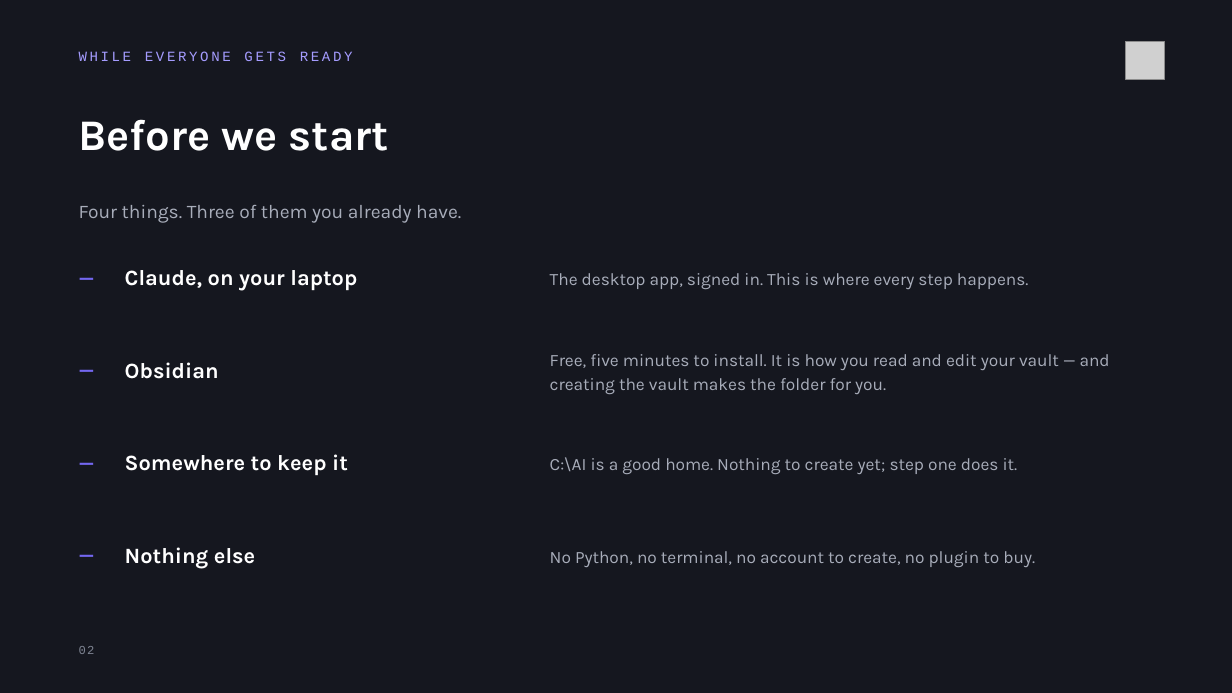
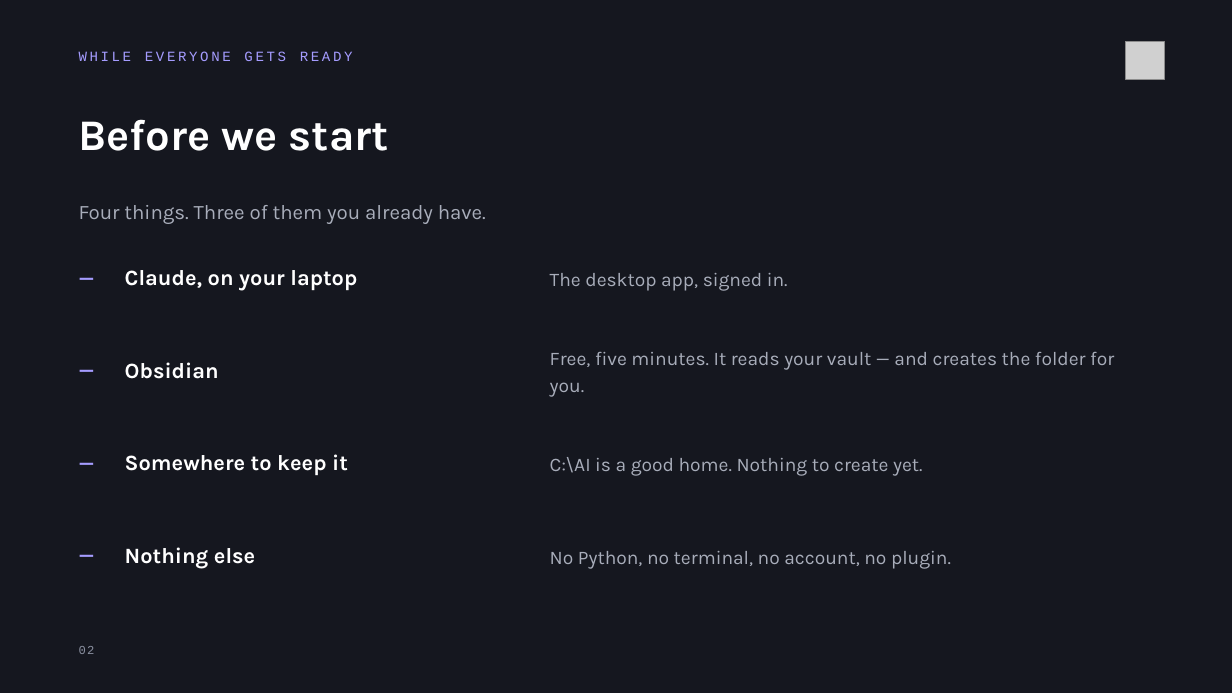
Before and after one commit to MeshPro-iPaaS/ai-ops-framework, a slide deck: slide 2 of docs/Personal AI Assistant — Installation.pptx. Drawn at 1232x693 pixels with LibreOffice and Linux fonts; fonts in the diff are those of the drawing; grey boxes stand for pictures. Boxes give left, top, right and bottom in pixels: in the first picture for what was removed or moved away, otherwise in the second. Text is boxed around its words. In the diff, an @@ line names an element or a change of style, - is before the commit and + after.

```diff
--- a/docs/Personal AI Assistant — Installation.pptx
+++ b/docs/Personal AI Assistant — Installation.pptx
@@ text "Four things. Three of them ..." at <box>79,205,486,224</box>: size 15 to 16 pt; line spacing 21pt to 23pt @@
@@ text at <box>550,273,788,291</box>: text changed; size 13.5 to 15 pt @@
-The desktop app, signed in. This is where every step happens.
+The desktop app, signed in.
@@ text at <box>550,352,1114,397</box>: text changed; size 13.5 to 15 pt @@
-Free, five minutes to install. It is how you read and edit your vault — and creating the vault makes the folder for you.
+Free, five minutes. It reads your vault — and creates the folder for you.
@@ text at <box>550,457,922,476</box>: text changed; size 13.5 to 15 pt @@
-C:\AI is a good home. Nothing to create yet; step one does it.
+C:\AI is a good home. Nothing to create yet.
@@ text colour #7367F0 to #A59CFF in 4 elements at <box>79,245,116,310</box>, <box>79,337,116,402</box>, <box>79,430,116,494</box>, <box>79,522,116,587</box> @@
@@ text at <box>550,551,951,569</box>: text changed; size 13.5 to 15 pt @@
-No Python, no terminal, no account to create, no plugin to buy.
+No Python, no terminal, no account, no plugin.
```
Also in this commit, not shown: 17 other slides changed, 1 other file.
